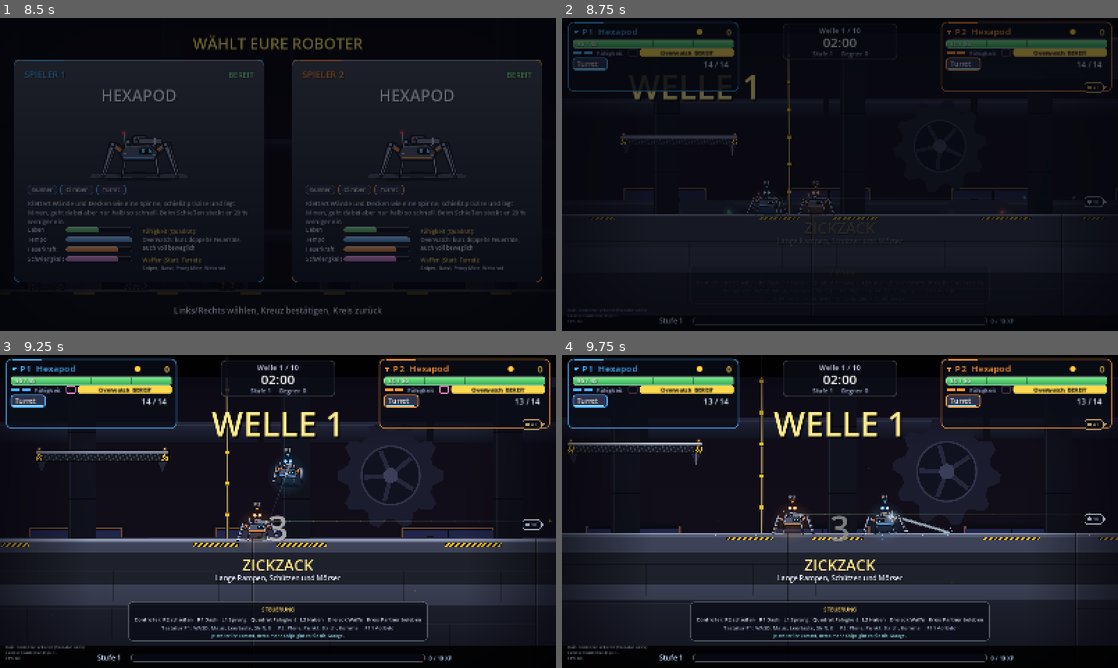
Above: before the commit, frames 1-4 (two rows, left to right).
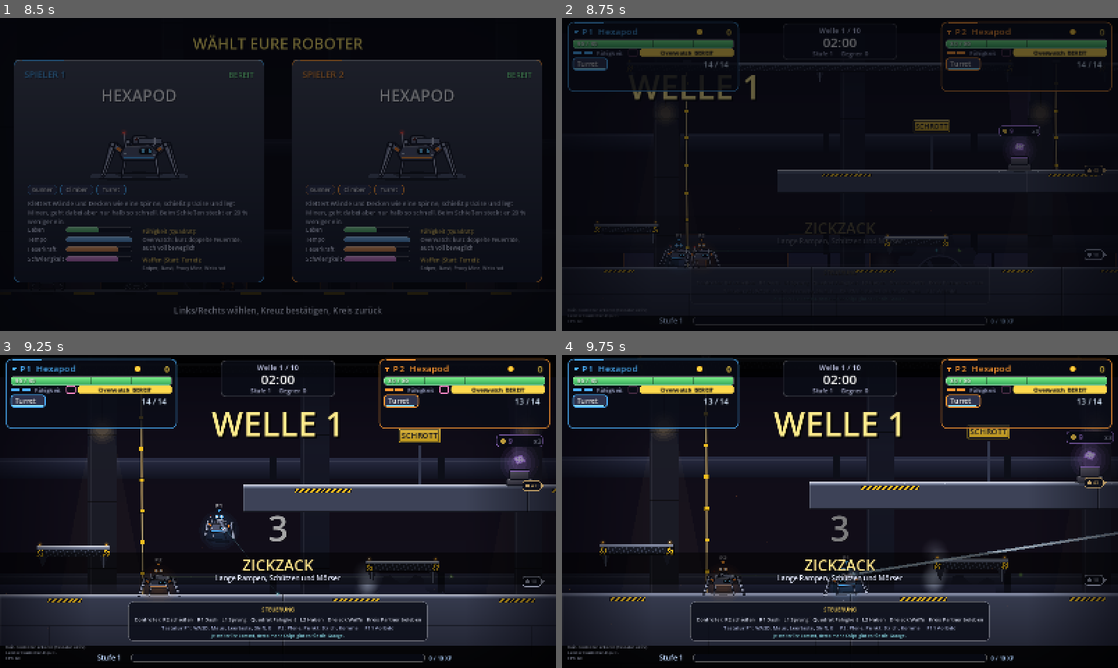
Above: after the commit, the same moments.

Repository: BearsinK/Ares
Game: Godot game, scene res://scenes/title.tscn
Same seed, same stepped clock (60 frames per second), same inputs: the game is played once before the commit and once after it.
Inputs (mouse positions are in pixels of both pictures, inside the frame that each line leads up to):
- Up to frame 1 (8.5 s): tap Enter (p1_confirm) at 0.5, 1.35, 7.25 s; move the mouse to (400, 158) at 0.52 s; hold D (p1_right) 0.53-2.03 s; tap E (p1_ability) at 0.6 s; click (400, 158) at 0.67 s; tap Space (p1_jump) at 0.77, 1.07, 1.52, 1.82, 3.02, 3.32, 3.77, 4.07, 4.52, 4.82, 6.02, 6.32, 6.77, 7.07, 7.52, 7.82 s; move the mouse to (166, 190) at 1.27 s; move the mouse to (333, 105) at 2.02 s; hold A (p1_left) 2.03-2.78 s; tap Shift (p1_dash) at 2.1 s; move the mouse to (250, 237) at 2.77 s; hold D (p1_right) 2.78-4.28 s; tap F (p1_fire) at 2.85 s; click (250, 237) at 2.92 s; move the mouse to (444, 221) at 3.52 s; tap R (p1_hook) at 3.6 s; move the mouse to (111, 127) at 4.27 s; hold A (p1_left) 4.28-5.03 s; tap G (p1_interact) at 4.35 s; move the mouse to (305, 174) at 5.02 s; hold D (p1_right) 5.03-5.78 s; tap Q (p1_weapon) at 5.1 s; click (305, 174) at 5.17 s; move the mouse to (194, 96) at 5.77 s; hold A (p1_left) 5.78-7.28 s; tap , (p2_ability) at 5.85 s; tap Keypad Enter (p2_confirm) at 6.5, 6.6 s; move the mouse to (400, 158) at 6.52 s; move the mouse to (166, 190) at 7.27 s; hold D (p1_right) from 7.28 s (still down); tap / (p2_dash) at 7.35 s; click (166, 190) at 7.42 s; move the mouse to (333, 105) at 8.02 s; tap Down (p2_down) at 8.1 s
- Up to frame 2 (8.75 s): keep holding D (p1_right)
- Up to frame 3 (9.25 s): keep holding D (p1_right); move the mouse to (250, 574) at 8.77 s; tap . (p2_fire) at 8.85 s; tap Space (p1_jump) at 9.02 s
- Up to frame 4 (9.75 s): tap Space (p1_jump) at 9.32 s; move the mouse to (1006, 558) at 9.52 s; release D (p1_right) at 9.53 s; hold A (p1_left) from 9.53 s (still down); tap N (p2_hook) at 9.6 s; click (1006, 558) at 9.67 s

Frame 1 is identical in both runs. In frame 2, 4.2% of the frame differs, in the area x 0-100%, y 13-82%; in frame 3, 25%; in frame 4, 26%, in the area x 0-100%, y 7-93%.

Commit message:
Karten kompakter (Maßstab 0,55) mit ein paar Stegen mehr, Kisten- und Bodenpunkt-Abstände folgen dem Maßstab
Co-Authored-By: Claude Sonnet 5.5 <noreply@anthropic.com>
Claude-Session: https://claude.ai/code/session_01LWfhWxkDekTWkUA5NKCt1X

Diff:
--- a/scripts/data/stages.gd
+++ b/scripts/data/stages.gd
@@ -3,6 +3,9 @@
 ## Handgebaute Karten im Stil von Risk of Rain: grosse, mehrstoeckige Hallen mit dicken
 ## Felsmassen, Rampen, Durchsprung-Plattformen und Seilen. Struktur fest, Variante zufaellig
 ## (Spiegelung). Koordinaten: Ursprung links oben, y waechst nach unten, Welt 6400 x 2200.
+##
+## Die Karten sind im Entwurf 6400 x 2200 gross und werden beim Bau auf STAGE_SCALE verkleinert (Entwurf bleibt lesbar, Platz laesst sich
+## mit einer Zahl nachstellen). Stege behalten ihre Dicke, Seile ihre Breite.
 ##
 ## Ein Layout ist ein Dictionary:
 ##   id, name, size
@@ -16,6 +19,8 @@
 ##   steam       Array[Vector2] Dampfauslaesse
 
 const SIZE := Vector2(6400.0, 2200.0)
+## Massstab der gebauten Karten: weniger leerer Raum, Gegner sind schneller bei den Spielern.
+const STAGE_SCALE := 0.55
 const IDS: Array[String] = ["basin", "caverns", "zigzag"]
 const NAMES := {"basin": "Rostbecken", "caverns": "Kavernen", "zigzag": "Zickzack", "classic": "Halle"}
 ## Charakter jeder Karte: Kurztext fuers Banner, Tonhoehe der Musik (mood) und Gewichte, mit denen der Director Gegnertypen bevorzugt.
@@ -41,6 +46,7 @@
 			_zigzag(layout)
 		_:
 			_basin(layout)
+	_scale(layout, STAGE_SCALE)
 	_add_ground_points(layout)
 	if mirrored:
 		_mirror(layout)
@@ -133,6 +139,9 @@
 	_rope(l, 3760.0, 1260.0, 1900.0)
 	_platform(l, 2950.0, 1010.0, 500.0)
 	_rope(l, 2860.0, 1010.0, 1260.0)
+	# Stege ueber den Rampenansaetzen, damit die Hochebenen nicht leer wirken.
+	_platform(l, 850.0, 1290.0, 320.0)
+	_platform(l, 5230.0, 1290.0, 320.0)
 	l.starts.append(Vector2(2300.0, 1900.0))
 	l.starts.append(Vector2(2420.0, 1900.0))
 	l.air.append(Rect2(300.0, 350.0, 5800.0, 950.0))
@@ -204,8 +213,10 @@
 	_rope(l, 580.0, 950.0, 1900.0)
 	_rope(l, 2300.0, 950.0, 1450.0)
 	_rope(l, 4100.0, 950.0, 1450.0)
-	# Ein Zwischensteg im Eingangsbereich.
+	# Ein Zwischensteg im Eingangsbereich, dazu zwei niedrige Stege im langen Gang der unteren Etage.
 	_platform(l, 150.0, 1700.0, 300.0)
+	_platform(l, 1500.0, 1760.0, 300.0)
+	_platform(l, 3100.0, 1760.0, 300.0)
 	l.starts.append(Vector2(500.0, 1900.0))
 	l.starts.append(Vector2(650.0, 1900.0))
 	l.air.append(Rect2(1200.0, 300.0, 4600.0, 600.0))
@@ -235,13 +246,13 @@
 	return result
 
 
-## Bodengegner-Startpunkte: auf allen Flaechen, die kein Steg und keine Insel sind, alle 260 Pixel.
+## Bodengegner-Startpunkte: auf allen Flaechen, die kein Steg und keine Insel sind, alle 260 Pixel (im Entwurfsmassstab).
 static func _add_ground_points(l: Dictionary) -> void:
 	for surface in surfaces(l):
 		if surface.kind == "platform" or surface.island:
 			continue
-		var x: float = surface.x0 + 90.0
-		while x <= float(surface.x1) - 90.0:
+		var x: float = surface.x0 + 90.0 * STAGE_SCALE
+		while x <= float(surface.x1) - 90.0 * STAGE_SCALE:
 			var t := 0.0 if absf(float(surface.x1) - float(surface.x0)) < 0.1 else (x - float(surface.x0)) / (float(surface.x1) - float(surface.x0))
 			var y: float = lerpf(float(surface.y0), float(surface.y1), t)
 			# Nicht dort, wo ein anderer Block darauf oder darueber sitzt.
@@ -254,7 +265,7 @@
 					covered = true
 			if not covered:
 				l.ground.append(Vector2(x, y))
-			x += 260.0
+			x += 260.0 * STAGE_SCALE
 
 
 ## Liegt der Punkt in einem Block oder Keil (ohne Aussenrahmen)?
@@ -266,6 +277,40 @@
 		if Geometry2D.is_point_in_polygon(point, points):
 			return true
 	return false
+
+
+## Verkleinert alle Koordinaten des Layouts um s. Stege behalten ihre Dicke (24), Seile ihre Breite.
+static func _scale(l: Dictionary, s: float) -> void:
+	l.size = Vector2(l.size) * s
+	var solids: Array[Rect2] = []
+	for rect in l.solids:
+		solids.append(Rect2(rect.position * s, rect.size * s))
+	l.solids = solids
+	var ramps: Array[PackedVector2Array] = []
+	for points in l.ramps:
+		var scaled := PackedVector2Array()
+		for point in points:
+			scaled.append(point * s)
+		ramps.append(scaled)
+	l.ramps = ramps
+	var platforms: Array[Rect2] = []
+	for rect in l.platforms:
+		platforms.append(Rect2(rect.position * s, Vector2(rect.size.x * s, rect.size.y)))
+	l.platforms = platforms
+	var ropes: Array[Rect2] = []
+	for rect in l.ropes:
+		var x: float = (rect.position.x + rect.size.x * 0.5) * s
+		ropes.append(Rect2(x - ROPE_WIDTH * 0.5, rect.position.y * s, ROPE_WIDTH, rect.size.y * s))
+	l.ropes = ropes
+	var air: Array[Rect2] = []
+	for rect in l.air:
+		air.append(Rect2(rect.position * s, rect.size * s))
+	l.air = air
+	for key in ["starts", "steam"]:
+		var points_list: Array[Vector2] = []
+		for point in l[key]:
+			points_list.append(point * s)
+		l[key] = points_list
 
 
 static func _mirror(l: Dictionary) -> void:
--- a/scripts/game/main.gd
+++ b/scripts/game/main.gd
@@ -1110,10 +1110,13 @@
 ## Die grosse Kiste kommt an den entlegensten, hoechsten Punkt der Karte (Belohnung fuers Erkunden).
 func _chest_spot(taken: Array[Vector2], large: bool, spacings: Array) -> Vector2:
 	var ground: Array = stage_layout.ground
+	# Alle Abstaende sind fuer die Entwurfsgroesse der Karten gedacht und folgen dem Kartenmassstab.
+	var unit := Stages.STAGE_SCALE
 	# Erst mit grossen Abstaenden suchen. Wird es eng (enge Karte, Spieler mitten drin), erst kleinere Abstaende
 	# zueinander, dann zuletzt auch dichter an den Spielern: lieber eine Kiste nah als gar keine.
-	for player_gap in [600.0, 350.0, 150.0]:
-		for spacing in spacings:
+	for player_gap in [600.0 * unit, 350.0 * unit, 150.0 * unit]:
+		for spacing_base in spacings:
+			var spacing: float = float(spacing_base) * unit
 			var best := Vector2.INF
 			var best_score := -INF
 			for k in 50:
@@ -1126,7 +1129,7 @@
 					if player.global_position.distance_to(point) < player_gap:
 						ok = false
 				for start: Vector2 in stage_layout.starts:
-					if start.distance_to(point) < 500.0:
+					if start.distance_to(point) < 500.0 * unit:
 						ok = false
 				if not ok:
 					continue
--- a/tests/chest_test.gd
+++ b/tests/chest_test.gd
@@ -83,7 +83,7 @@
 	var spaced := true
 	for i in chests.size():
 		for j in range(i + 1, chests.size()):
-			if chests[i].position.distance_to(chests[j].position) < 699.0:
+			if chests[i].position.distance_to(chests[j].position) < 699.0 * Stages.STAGE_SCALE:
 				spaced = false
 	_check(spaced, "Kisten liegen weit auseinander")
 	var on_ground := true
--- a/tests/stage_test.gd
+++ b/tests/stage_test.gd
@@ -154,7 +154,7 @@
 
 	# Aufbau in der Hauptszene.
 	await _start_main("", ["roomba", "hexapod"])
-	_check(not main.stage_layout.is_empty() and main.arena_size == Stages.SIZE, "Hauptszene baut die Karte (%s)" % main.stage_layout.name)
+	_check(not main.stage_layout.is_empty() and main.arena_size == Stages.SIZE * Stages.STAGE_SCALE, "Hauptszene baut die Karte (%s)" % main.stage_layout.name)
 	var p1: Player = main.players[0]
 	var p2: Player = main.players[1]
 	_check(p1.is_on_floor() and p2.is_on_floor(), "Beide Spieler stehen am Start auf dem Boden")
Not shown, changed: README.md
Not shown, changed: docs/DESIGN.md
